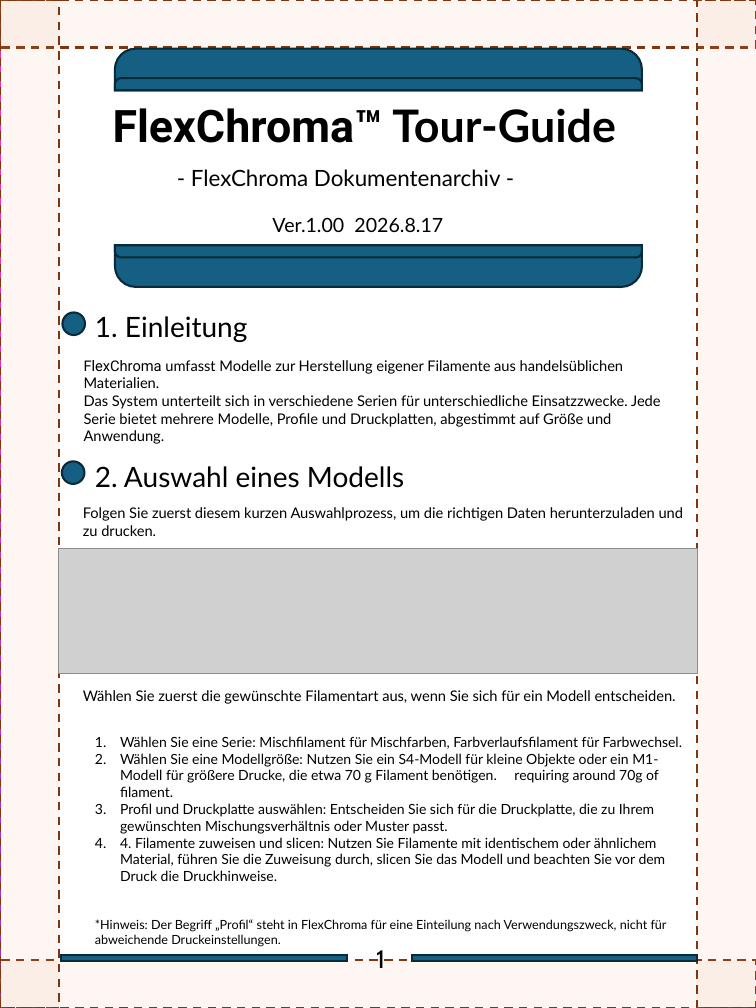
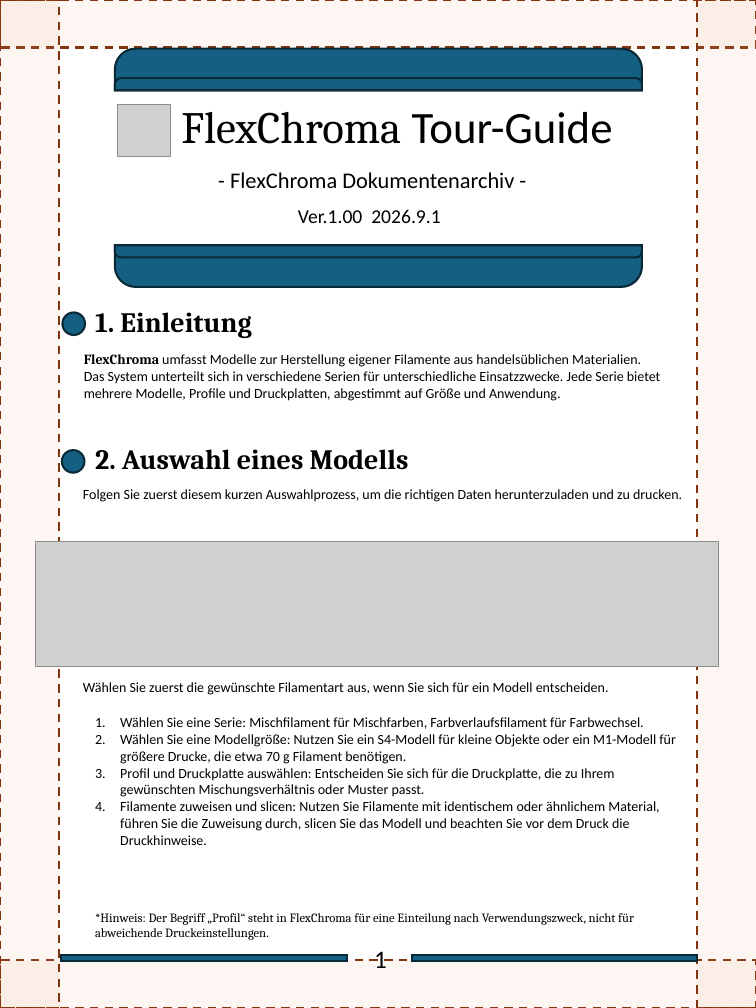
Before and after one commit to FlexChromaHQ/FlexChroma, a slide deck: slide 2 of Documents/Original/FlexChroma_Tour_Guide_DE.pptx. Drawn at 756x1008 pixels with LibreOffice and Linux fonts; fonts in the diff are those of the drawing; grey boxes stand for pictures. Boxes give left, top, right and bottom in pixels: in the first picture for what was removed or moved away, otherwise in the second. Text is boxed around its words. In the diff, an @@ line names an element or a change of style, - is before the commit and + after.

```diff
--- a/Documents/Original/FlexChroma_Tour_Guide_DE.pptx
+++ b/Documents/Original/FlexChroma_Tour_Guide_DE.pptx
@@ rectangle removed at box(0, 0, 756, 1008) @@
@@ picture added at box(117, 105, 170, 156) @@
@@ text at box(181, 112, 613, 144): text changed; font Roboto to Cambria; bold off @@
-FlexChroma™ Tour-Guide
+FlexChroma Tour-Guide
@@ text "- FlexChroma Dokumentenarchiv -": place and size @@
-text "- FlexChroma Dokumentenarchiv -" at box(191, 169, 501, 186)
+text "- FlexChroma Dokumentenarchiv -" at box(230, 172, 514, 188)
@@ text "- FlexChroma Dokumentenarchiv -" at box(230, 172, 514, 188): font Lato to Calibri @@
@@ text at box(298, 209, 441, 223): text changed; font Lato to Calibri @@
-Ver.1.00 2026.8.17
+Ver.1.00 2026.9.1
@@ text "1. Einleitung" at box(95, 312, 251, 338): font Lato to Cambria, bold on @@
@@ text "FlexChroma umfasst Modelle zur Herstellung ..." at box(84, 354, 660, 401): size 10.5 to 10 pt, font Lato to Calibri; font Roboto to Cambria, bold on in "FlexChroma" @@
@@ text "2. Auswahl eines Modells" at box(95, 449, 409, 470): font Lato to Cambria, bold on @@
@@ text "2. Auswahl eines Modells": place and size @@
-text "2. Auswahl eines Modells" at box(95, 466, 404, 488)
+text "2. Auswahl eines Modells" at box(95, 449, 409, 470)
@@ ellipse: place and size @@
-ellipse at box(61, 462, 84, 484)
+ellipse at box(61, 451, 84, 473)
@@ ellipse at box(61, 451, 84, 473): outline #092A39 1.5 pt to #092937 1.5 pt @@
@@ text "Folgen Sie zuerst diesem kurzen ...": place and size @@
-text "Folgen Sie zuerst diesem kurzen ..." at box(83, 507, 684, 536)
+text "Folgen Sie zuerst diesem kurzen ..." at box(83, 489, 682, 502)
@@ text "Folgen Sie zuerst diesem kurzen ..." at box(83, 489, 682, 502): size 10.5 to 10 pt, font Lato to Calibri @@
@@ picture: place and size @@
-picture at box(58, 548, 697, 672)
+picture at box(36, 542, 719, 666)
@@ text "Wählen Sie zuerst die gewünschte ..." at box(83, 682, 609, 695): size 10.5 to 10 pt, font Lato to Calibri @@
@@ text "Wählen Sie zuerst die gewünschte ...": place and size @@
-text "Wählen Sie zuerst die gewünschte ..." at box(83, 690, 676, 704)
+text "Wählen Sie zuerst die gewünschte ..." at box(83, 682, 609, 695)
@@ text "Wählen Sie eine Serie: Mischfilament ...": place and size @@
-text "Wählen Sie eine Serie: Mischfilament ..." at box(120, 736, 682, 881)
+text "Wählen Sie eine Serie: Mischfilament ..." at box(120, 717, 675, 845)
@@ text at box(120, 717, 644, 797): font Lato to Calibri in "Wählen Sie eine Serie: Mischfilament für Mischfarben, ...", "Profil und Druckplatte auswählen: Entscheiden Sie sich ..." @@
@@ text at box(120, 734, 675, 764): text changed; font Lato to Calibri @@
-2. Wählen Sie eine Modellgröße: Nutzen Sie ein S4-Modell für kleine Objekte oder ein M1-Modell für größere Drucke, die etwa 70 g Filament benötigen. requiring around 70g of filament.
+2. Wählen Sie eine Modellgröße: Nutzen Sie ein S4-Modell für kleine Objekte oder ein M1-Modell für größere Drucke, die etwa 70 g Filament benötigen.
@@ text at box(120, 801, 659, 845): text changed; font Lato to Calibri @@
-4. 4. Filamente zuweisen und slicen: Nutzen Sie Filamente mit identischem oder ähnlichem Material, führen Sie die Zuweisung durch, slicen Sie das Modell und beachten Sie vor dem Druck die Druckhinweise.
+4. Filamente zuweisen und slicen: Nutzen Sie Filamente mit identischem oder ähnlichem Material, führen Sie die Zuweisung durch, slicen Sie das Modell und beachten Sie vor dem Druck die Druckhinweise.
@@ text "*Hinweis: Der Begriff „Profil“ steht ..." at box(95, 913, 634, 940): font Lato to Cambria @@
@@ text "1" at box(374, 951, 387, 968): font Cabin to Calibri @@
```
Also in this commit, not shown: 4 other slides changed, 4 slides added, 4 other files.
